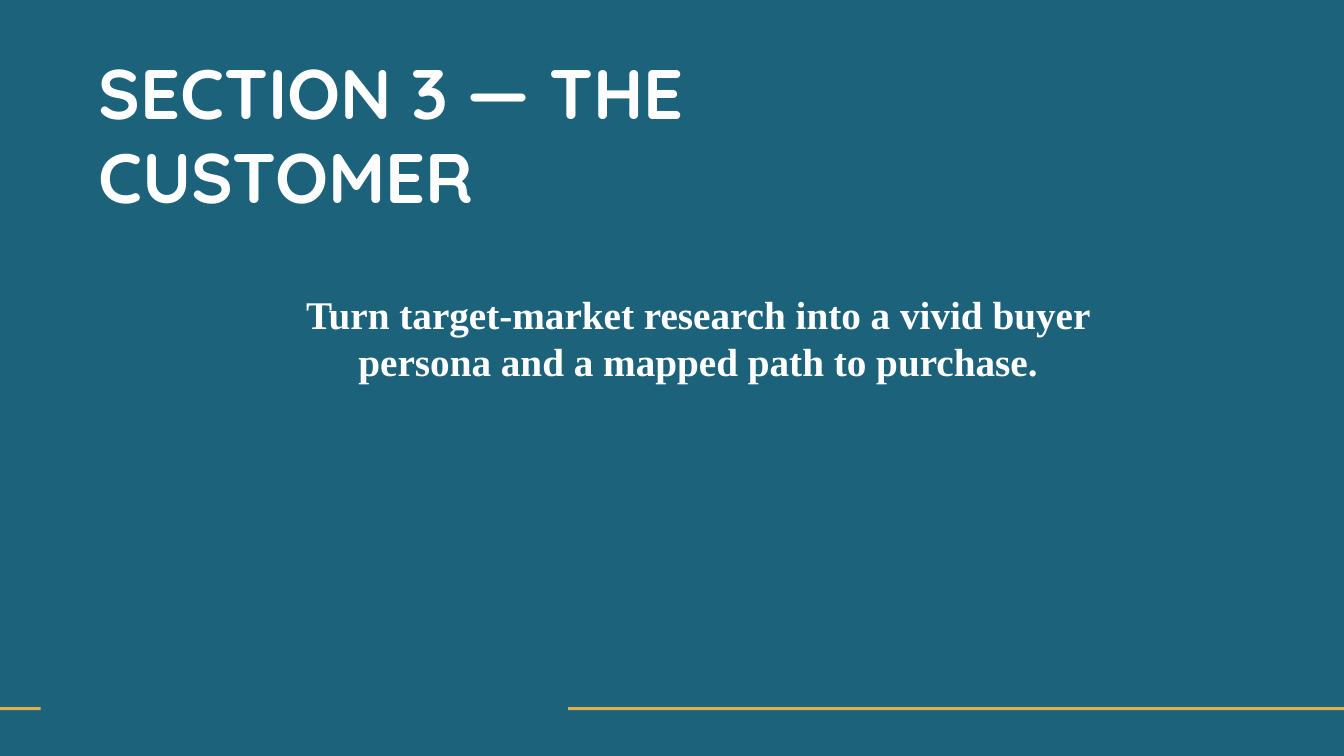
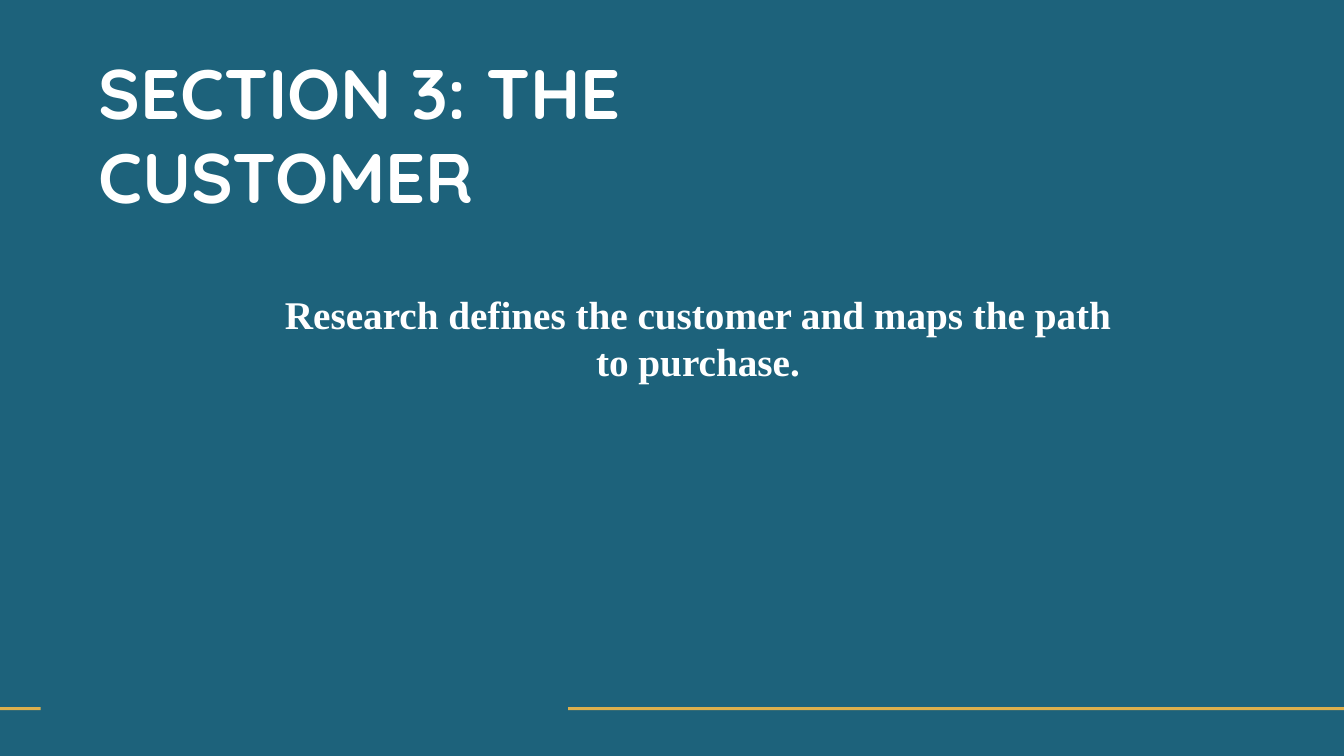
Before and after one commit to kindawilson/digitalmarketing, a slide deck: slide 12 of Week 2/The Foundation - Week 2.pptx. Drawn at 1344x756 pixels with LibreOffice and Linux fonts; fonts in the diff are those of the drawing; background and template pictures are left out. Boxes give left, top, right and bottom in pixels: in the first picture for what was removed or moved away, otherwise in the second. Text is boxed around its words. In the diff, an @@ line names an element or a change of style, - is before the commit and + after.

```diff
--- a/Week 2/The Foundation - Week 2.pptx
+++ b/Week 2/The Foundation - Week 2.pptx
@@ text at (98,69,621,204): text changed @@
-SECTION 3 — THE CUSTOMER
+SECTION 3: THE CUSTOMER
@@ text at (285,301,1111,384): text changed @@
-Turn target-market research into a vivid buyer persona and a mapped path to purchase.
+Research defines the customer and maps the path to purchase.
```
Also in this commit, not shown: 14 other slides changed, 2 slides added, 2 slides removed, 1 other file.
